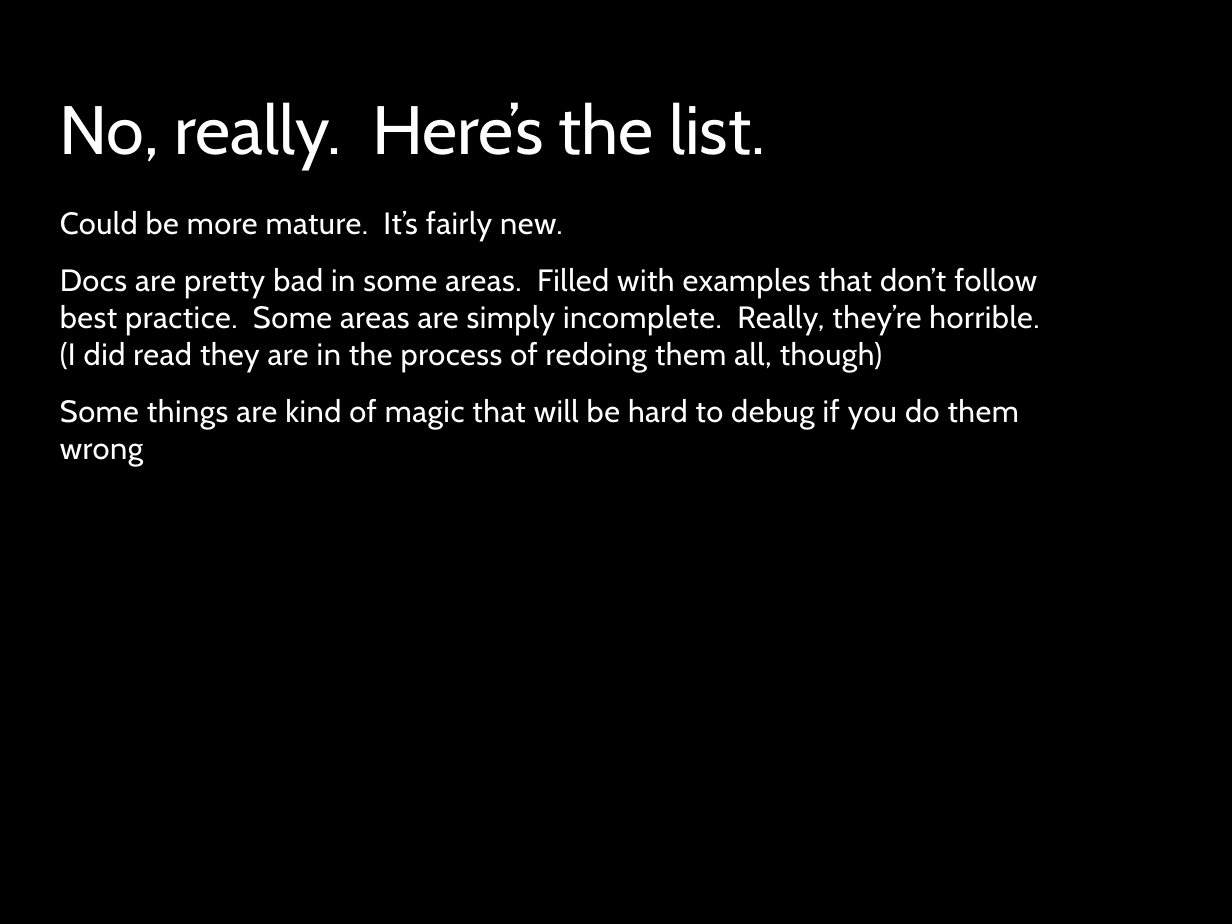
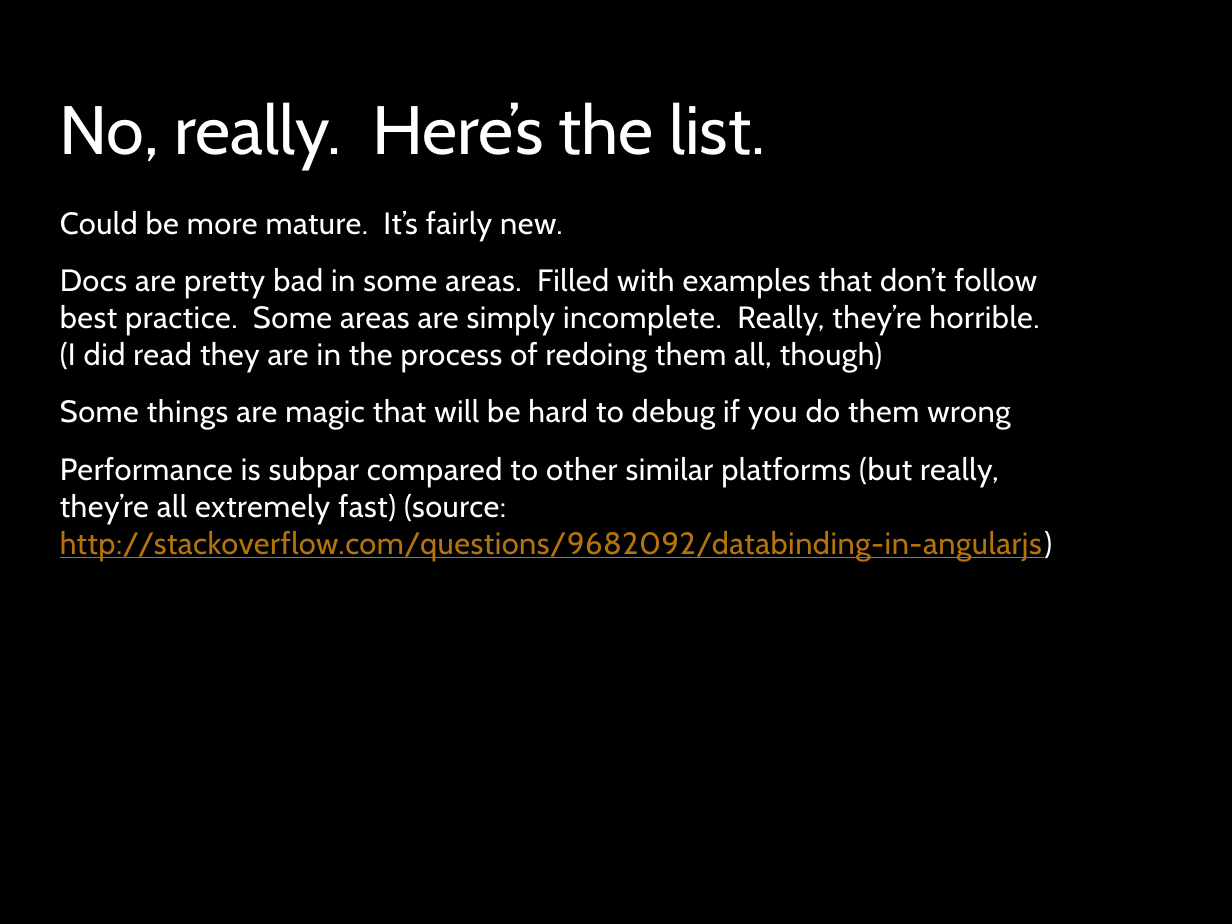
Before and after one commit to kevinkemp/Presentations, a slide deck: slide 10 of angularjs/AngularJS.pptx (slide 9 before the commit). Drawn at 1232x924 pixels with LibreOffice and Linux fonts; fonts in the diff are those of the drawing; background and template pictures are left out. Boxes give left, top, right and bottom in pixels: in the first picture for what was removed or moved away, otherwise in the second. Text is boxed around its words. In the diff, an @@ line names an element or a change of style, - is before the commit and + after.

Commit message:
draft 2

```diff
--- a/angularjs/AngularJS.pptx
+++ b/angularjs/AngularJS.pptx
@@ text at box(60, 399, 1052, 561): text changed @@
-Some things are kind of magic that will be hard to debug if you do them wrong
+Some things are magic that will be hard to debug if you do them wrong
+Performance is subpar compared to other similar platforms (but really, they’re all extremely fast) (source: http://stackoverflow.com/questions/9682092/databinding-in-angularjs)
```
Also in this commit, not shown: 2 other slides changed, 1 slide added.
